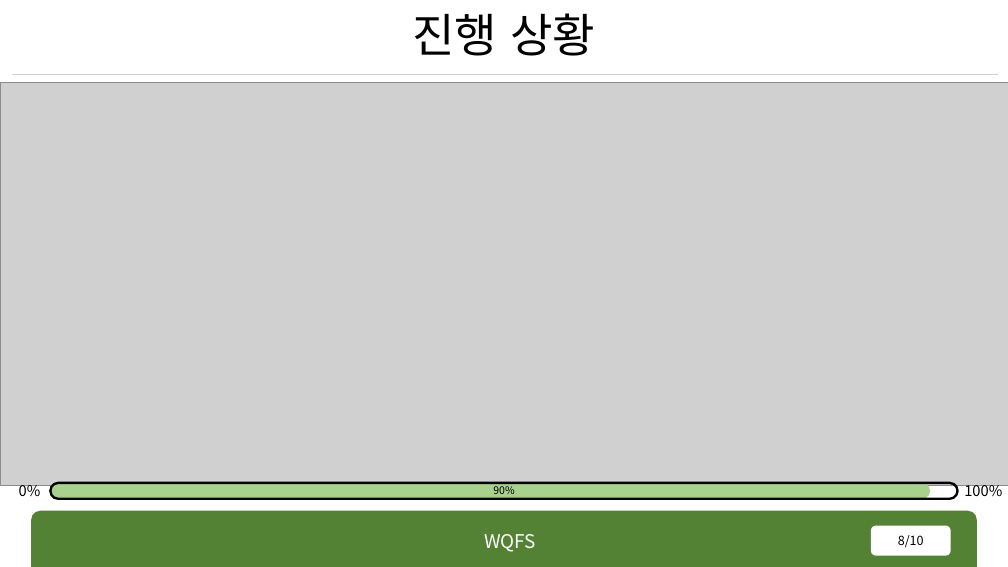
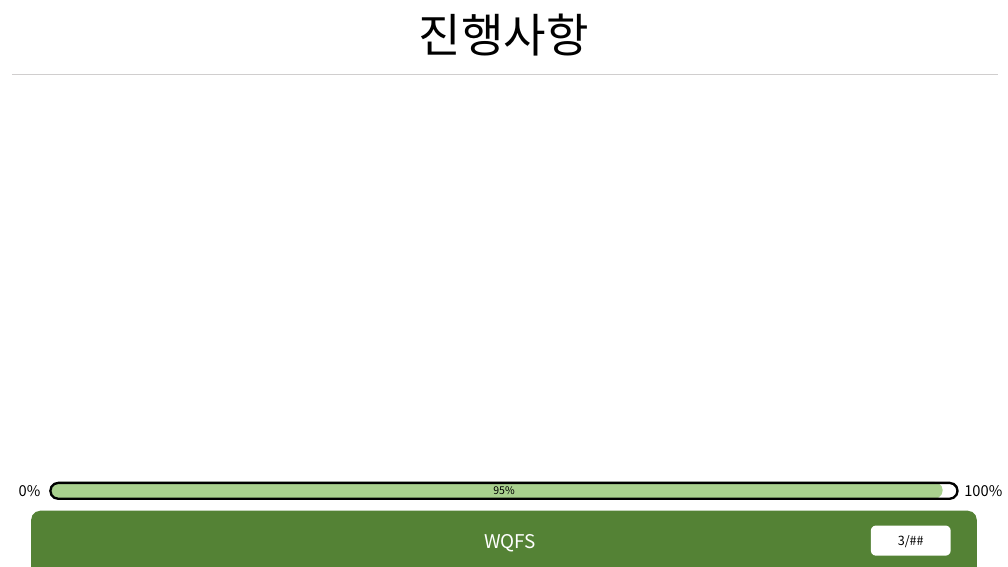
Before and after one commit to rennOobayashi/WQFS, a slide deck: slide 3 of WQFS.pptx (slide 8 before the commit). Drawn at 1008x567 pixels with LibreOffice and Linux fonts; fonts in the diff are those of the drawing; grey boxes stand for pictures. Boxes give left, top, right and bottom in pixels: in the first picture for what was removed or moved away, otherwise in the second. Text is boxed around its words. In the diff, an @@ line names an element or a change of style, - is before the commit and + after.

```diff
--- a/WQFS.pptx
+++ b/WQFS.pptx
@@ title at (419,13,589,56): text changed @@
-진행 상황
+진행사항
@@ picture removed at (0,82,1008,485) @@
@@ rounded rectangle: place and size @@
-rounded rectangle at (51,483,931,499)
+rounded rectangle at (51,482,943,498)
@@ text at (493,486,514,498): text changed @@
-90%
+95%
@@ page number at (898,535,924,548): text changed @@
-8/10
+3/##
```
Also in this commit, not shown: 2 other slides changed, 1 slide added, 8 slides removed, 23 other files.
